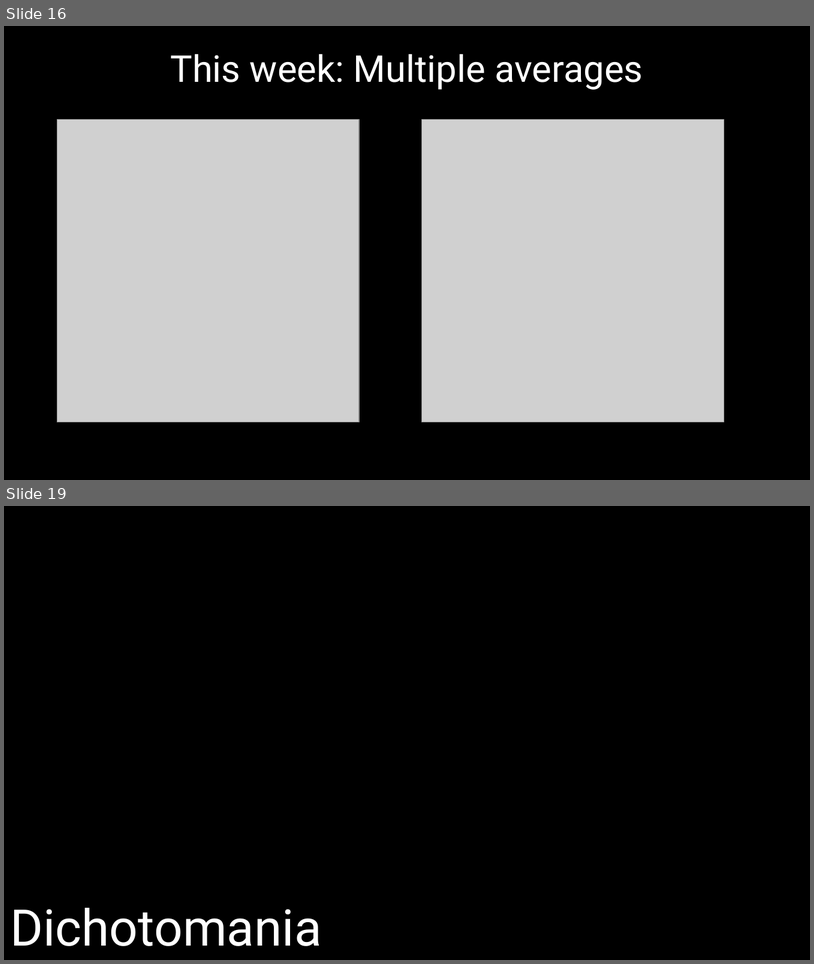
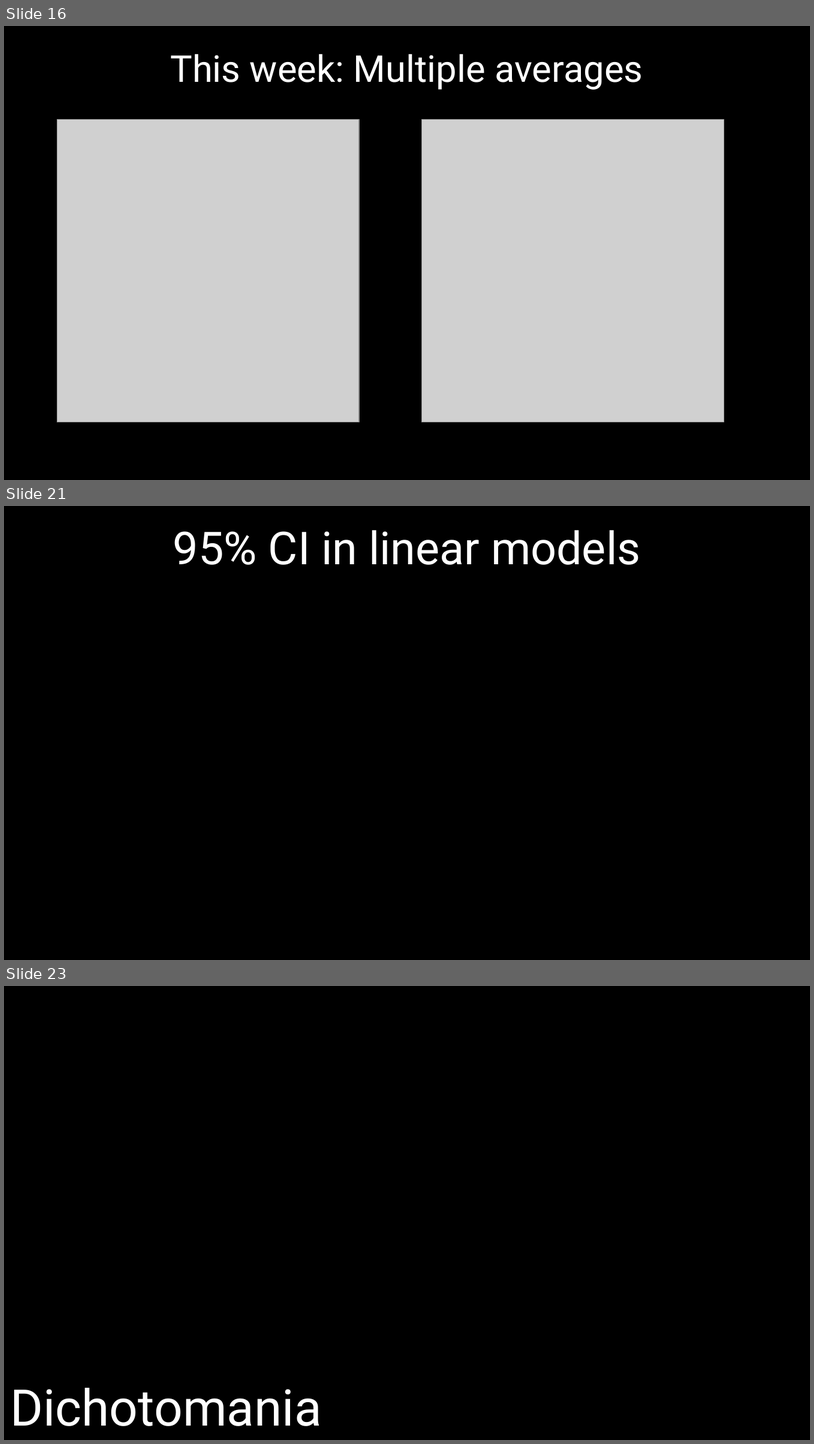
Before and after one commit to DeonRoos/006-BI3010, a slide deck: Lecture 7 - Cat LM/slides/LM with cat.pptx. Shown one above the other, each under a label of ours: slides 16 and 19 before the commit, slides 16, 21 and 23 after it; the slides between them are not shown. The pictures are 814x964 and 814x1444 pixels, drawn with LibreOffice and Linux fonts; fonts in the diff are those of the drawing; grey boxes stand for pictures. Boxes give left, top, right and bottom in pixels: in the first picture for what was removed or moved away, otherwise in the second. Text is boxed around its words. In the diff, an @@ line names an element or a change of style, - is before the commit and + after.

```diff
--- a/Lecture 7 - Cat LM/slides/LM with cat.pptx
+++ b/Lecture 7 - Cat LM/slides/LM with cat.pptx
@@ slide 21 added at (x1=4, y1=506, x2=810, y2=960), background #000000 @@
@@ title added at (x1=173, y1=530, x2=641, y2=565), 54 pt, text #FFFFFF @@
+95% CI in linear models
@@ what was slide 19 is now slide 23 @@
```
Also in this commit, not shown: 5 slides changed, 4 other slides added, 10 other files.
